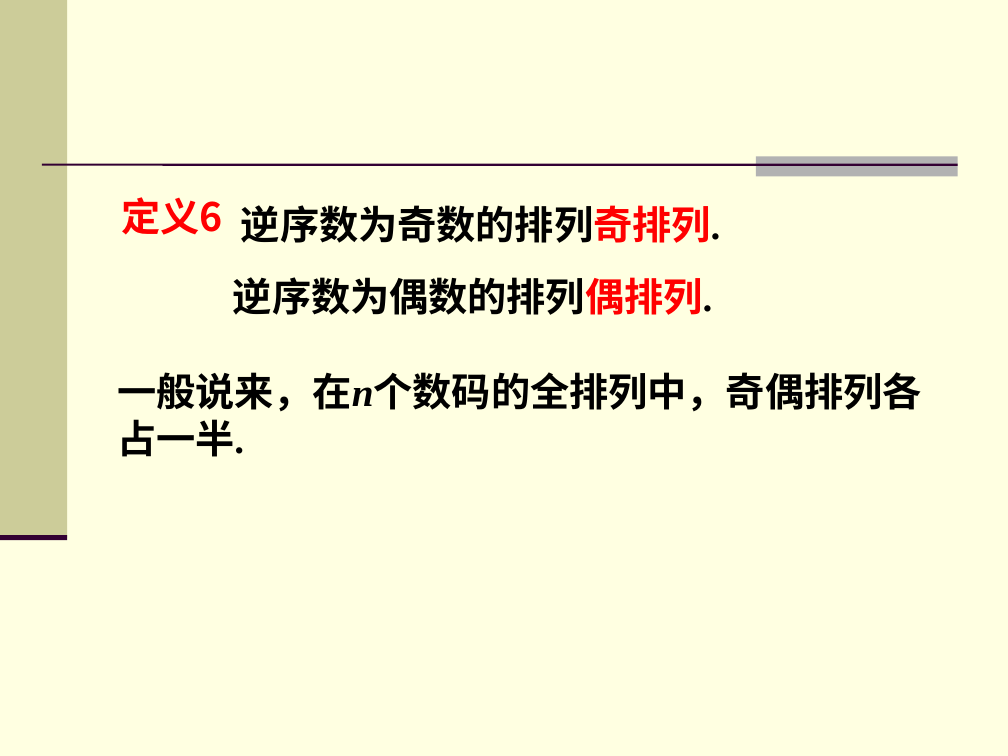
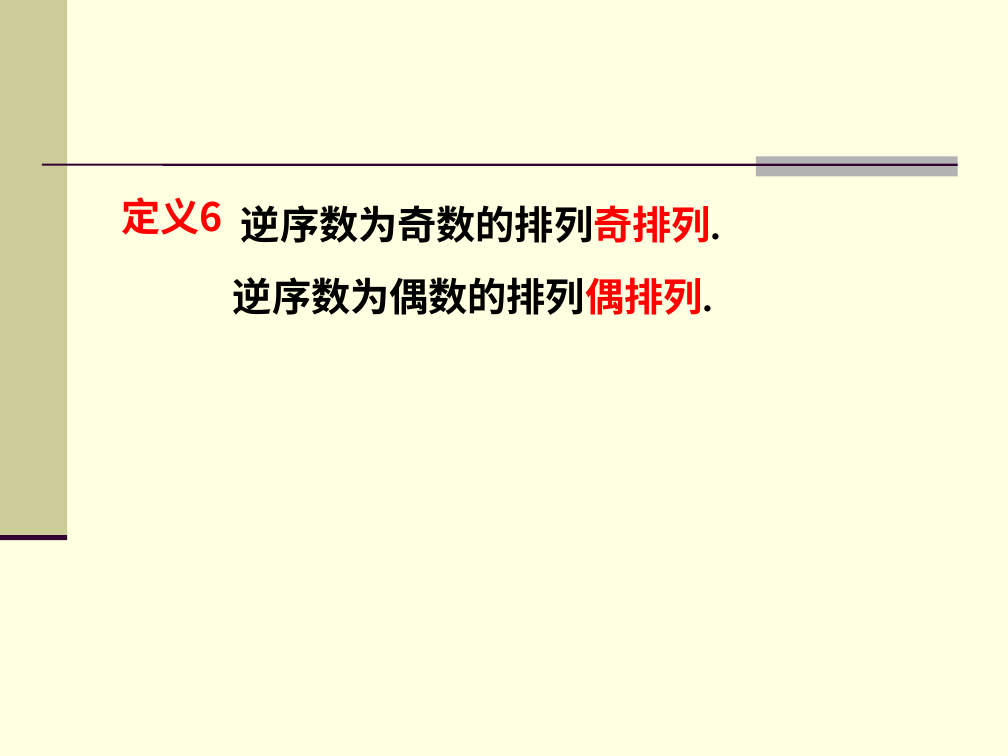
Before and after one commit to zhangbiaomath/zhangbiaomath.github.io, a slide deck: slide 30 of teaching/gaodai/课件/第2章-行列式.ppt. Drawn at 1008x756 pixels with LibreOffice and Linux fonts; fonts in the diff are those of the drawing. Boxes give left, top, right and bottom in pixels: in the first picture for what was removed or moved away, otherwise in the second. Text is boxed around its words. In the diff, an @@ line names an element or a change of style, - is before the commit and + after.

```diff
--- a/teaching/gaodai/课件/第2章-行列式.ppt
+++ b/teaching/gaodai/课件/第2章-行列式.ppt
@@ text removed at (x1=117, y1=372, x2=922, y2=457) @@
-一般说来，在n个数码的全排列中，奇偶排列各
-占一半.
```
Also in this commit, not shown: 35 other slides changed, 3 other files.
